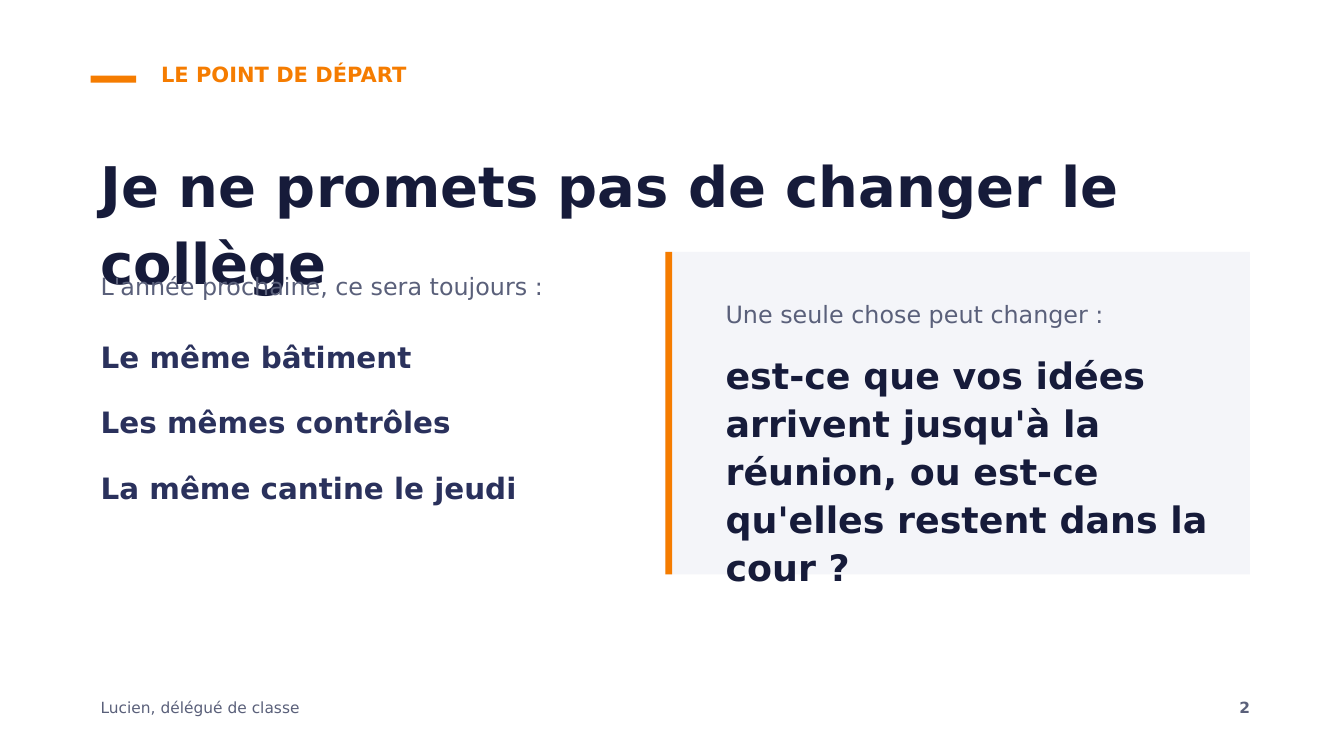
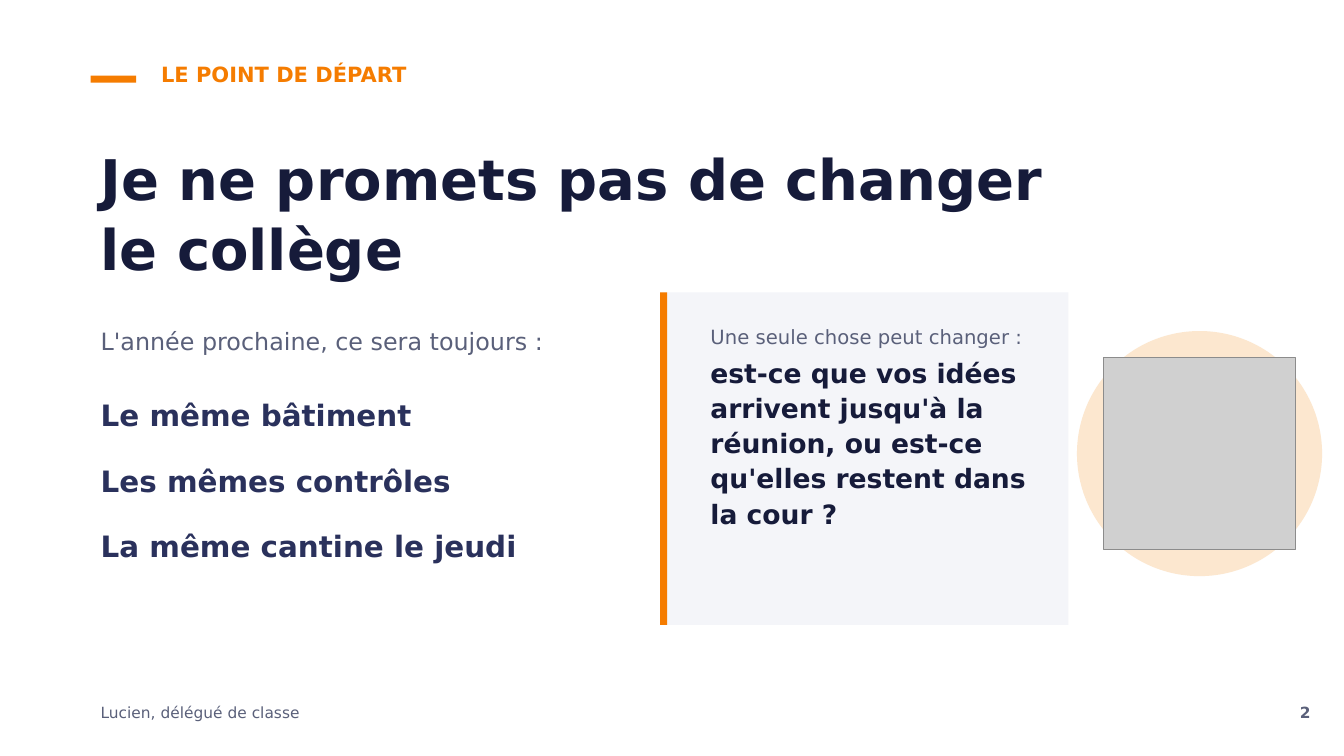
Before and after one commit to lucien-cmd/perso, a slide deck: slide 2 of campagne-delegue-lucien.pptx. Drawn at 1344x756 pixels with LibreOffice and Linux fonts; fonts in the diff are those of the drawing; grey boxes stand for pictures. Boxes give left, top, right and bottom in pixels: in the first picture for what was removed or moved away, otherwise in the second. Text is boxed around its words. In the diff, an @@ line names an element or a change of style, - is before the commit and + after.

```diff
--- a/campagne-delegue-lucien.pptx
+++ b/campagne-delegue-lucien.pptx
@@ text "Je ne promets pas de ..." at (x1=101, y1=157, x2=1042, y2=282): line spacing 1.15 to 1.05 @@
@@ rectangle resized from (x1=665, y1=252, x2=673, y2=575) to (x1=660, y1=292, x2=667, y2=625) @@
@@ rectangle resized from (x1=665, y1=252, x2=1250, y2=575) to (x1=660, y1=292, x2=1069, y2=625) @@
@@ text "L'année prochaine, ce sera toujours ..." moved from (x1=101, y1=275, x2=527, y2=505) to (x1=101, y1=331, x2=527, y2=564) @@
@@ text "Une seule chose peut changer ..." moved from (x1=726, y1=305, x2=1207, y2=540) to (x1=710, y1=329, x2=1026, y2=525) @@
@@ text "Une seule chose peut changer ..." at (x1=710, y1=329, x2=1026, y2=525): size 17 to 14 pt in "Une seule chose peut changer :"; size 26 to 19 pt in "est-ce que vos idées arrivent jusqu'à la ..."; less space between paragraphs @@
@@ ellipse added at (x1=1077, y1=331, x2=1322, y2=576), fill #FCE7CF @@
@@ picture added at (x1=1104, y1=358, x2=1296, y2=549) @@
@@ text at (x1=101, y1=402, x2=412, y2=427): more space between paragraphs @@
@@ text "Lucien, délégué de classe" moved from (x1=101, y1=700, x2=300, y2=716) to (x1=101, y1=705, x2=300, y2=721) @@
@@ text "2" moved from (x1=1239, y1=701, x2=1250, y2=713) to (x1=1300, y1=706, x2=1311, y2=718) @@
```
Also in this commit, not shown: 7 other slides changed, 2 other files.
